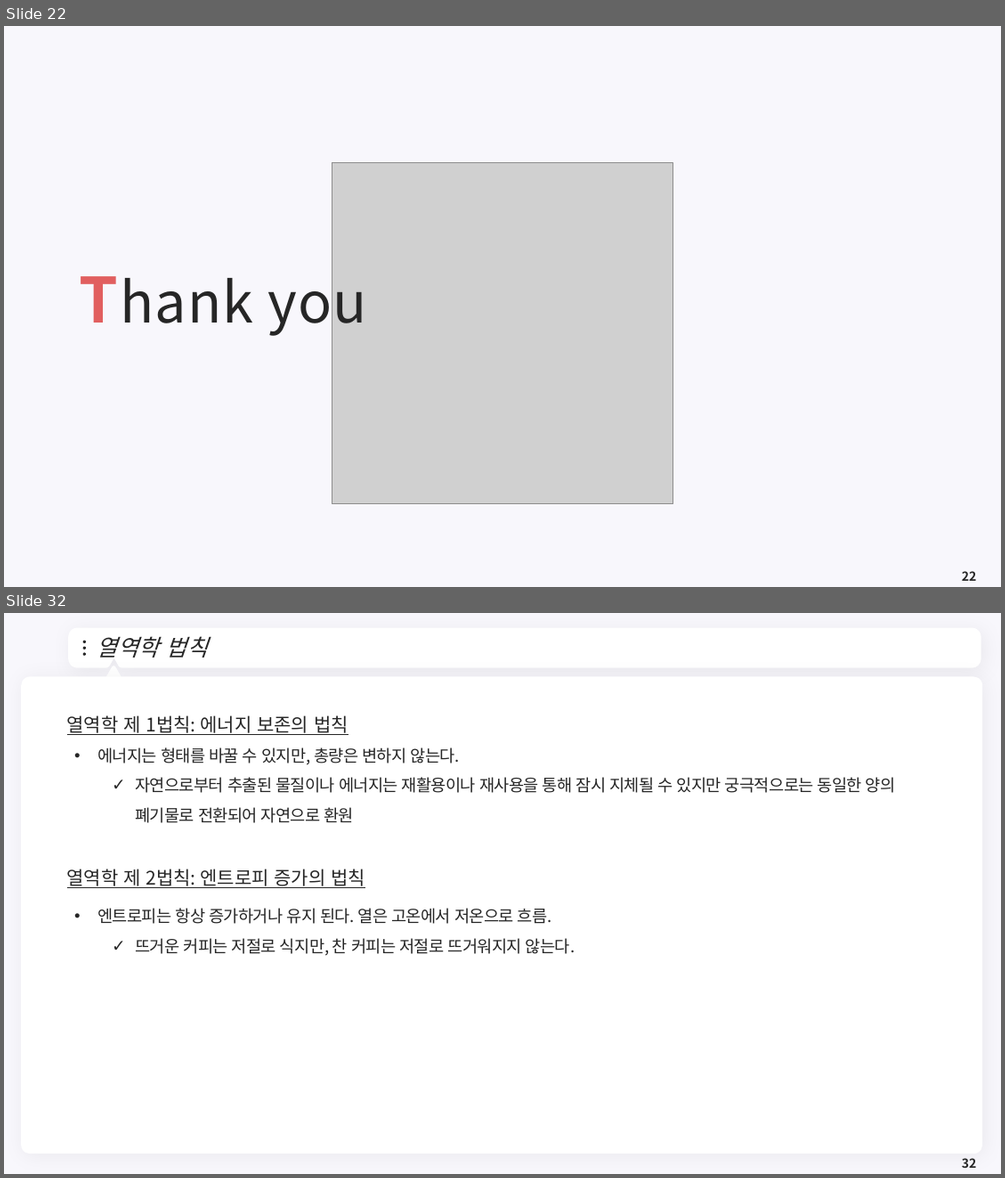
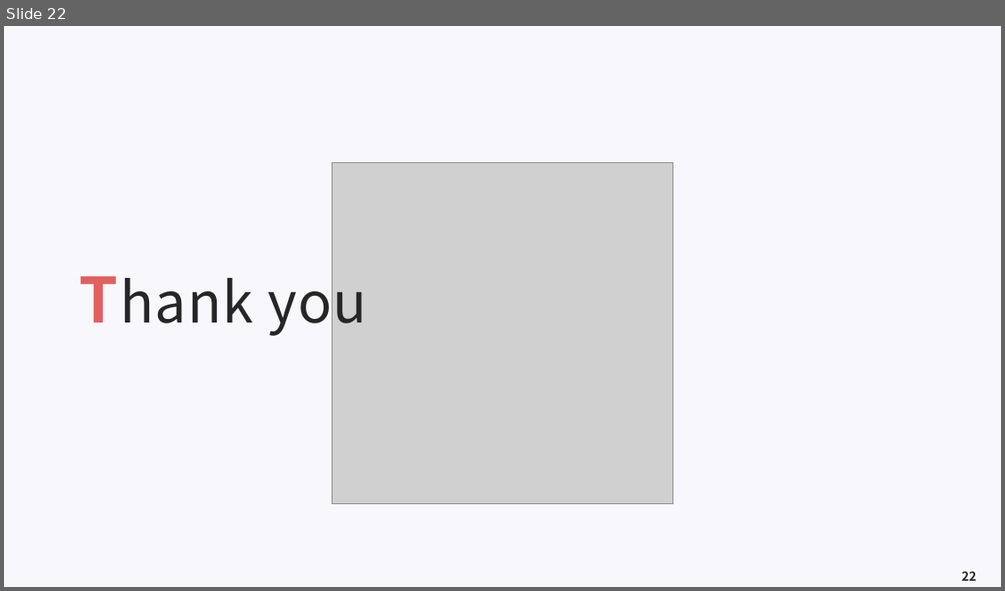
Before and after one commit to meandthey/Teaching, a slide deck: 환경경제학/2026-1/환경경제학_Chapter_02.pptx. Shown one above the other, each under a label of ours: slides 22 and 32 before the commit, slide 22 after it; the slides between them are not shown. The pictures are 1005x1178 and 1005x591 pixels, drawn with LibreOffice and Linux fonts; fonts in the diff are those of the drawing; grey boxes stand for pictures; background and template pictures are left out. Boxes give left, top, right and bottom in pixels: in the first picture for what was removed or moved away, otherwise in the second. Text is boxed around its words. In the diff, an @@ line names an element or a change of style, - is before the commit and + after.

```diff
--- a/환경경제학/2026-1/환경경제학_Chapter_02.pptx
+++ b/환경경제학/2026-1/환경경제학_Chapter_02.pptx
@@ slide 32 removed at (4,613,1001,1174), background #F8F7FC @@
@@ freeform shape removed at (72,632,978,665) @@
@@ title removed at (97,636,208,657) @@
-열역학 법칙
@@ ellipse removed at (83,641,86,643) @@
@@ ellipse removed at (83,647,86,649) @@
@@ ellipse removed at (83,653,86,656) @@
@@ freeform shape removed at (957,643,966,654) @@
@@ rounded rectangle removed at (21,676,983,1153) @@
@@ triangle removed at (105,667,122,682) @@
@@ text removed at (67,715,896,956) @@
-열역학 제 1법칙: 에너지 보존의 법칙
-• 에너지는 형태를 바꿀 수 있지만, 총량은 변하지 않는다.
-  ✓ 자연으로부터 추출된 물질이나 에너지는 재활용이나 재사용을 통해 잠시 지체될 수 있지만 궁극적으로는 동일한 양의 폐기물로 전환되어 자연으로 환원
-열역학 제 2법칙: 엔트로피 증가의 법칙
-• 엔트로피는 항상 증가하거나 유지 된다. 열은 고온에서 저온으로 흐름.
-  ✓ 뜨거운 커피는 저절로 식지만, 찬 커피는 저절로 뜨거워지지 않는다.
@@ page number removed at (962,1158,976,1167) @@
-32
```
Also in this commit, not shown: 1 slide changed, 10 other slides removed, 5 other files.
